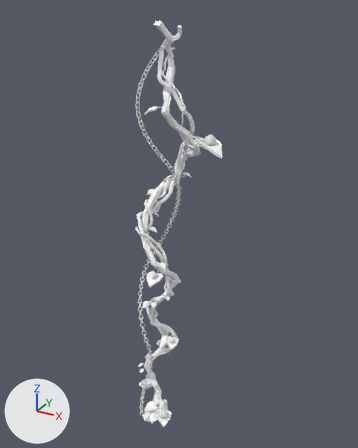
Two versions of the glTF model public/beanstalk.glb, one commit apart.
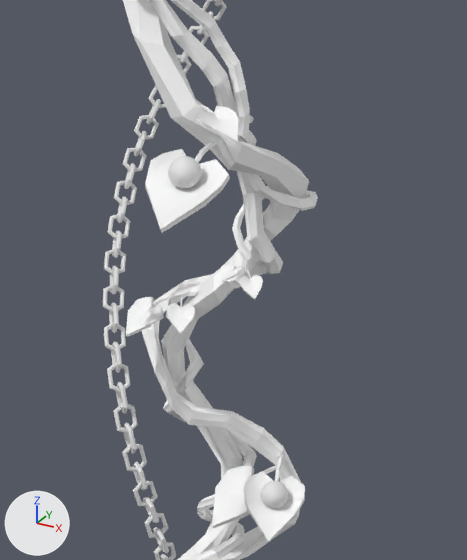
Each version is shown whole from a camera (50 mm lens) standing at (5.02, -7.7, 9.13) and looking at (0.28, 0.91, 4.82), then close up on the part from 33% to 59% of the width and 54% to 79% of the height. The axes (+X, +Y, +Z) are drawn at lower left. The lights are the same throughout. The first two pictures are the older version. Where no turn or scale is listed for an object, it has been applied to the vertices.

The first close-up shows 'chain', 'leaf.004', 'leaf.010', 'stalk', 'waterdrop.001', 'waterdrop.002' and 2 more.
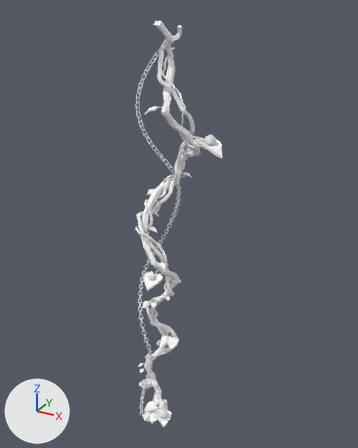
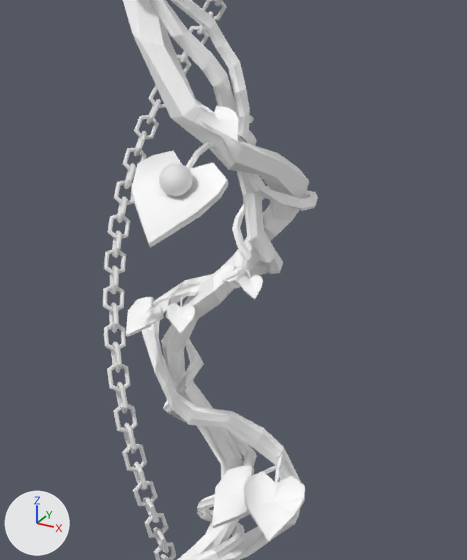
Boxes (x1, y1, x2, y2) around the edits, measured in the close-ups (467 x 560 px):
```json
{"object": "leaf.004", "change": "moved, rescaled", "before": [145, 142, 230, 233], "after": [131, 142, 228, 248], "on screen": "14% wider, 16% taller"}
{"object": "waterdrop.001", "change": "moved, rescaled", "before": [261, 481, 288, 509], "after": [159, 164, 193, 196], "on screen": "25% wider, 14% taller"}
{"object": "waterdrop.002", "change": "deleted", "before": [168, 156, 201, 188]}
```

Edits to the scene script, one JSON object a line:
```json
{"op": "set", "path": "ob_leaf_004.location", "old": "(0.301, -0.177, 4.042)", "new": "(0.301, -0.242, 4.042)"}
{"op": "set", "path": "ob_leaf_004.scale", "old": "(2.65, 2.65, 2.65)", "new": "(3.04, 3.04, 3.04)"}
{"op": "set", "path": "ob_waterdrop_001.location", "old": "(0.378, 0.422, 2.11)", "new": "(0.312, -0.255, 4.095)"}
{"op": "set", "path": "ob_waterdrop_001.scale", "old": "(0.715, 0.715, 0.715)", "new": "(0.766, 0.766, 0.766)"}
{"op": "remove", "block": "ob_waterdrop_002", "code": ["ob_waterdrop_002 = bpy.data.objects.new('waterdrop.002', me_mesh_002)", "ob_waterdrop_002.location = (0.312, -0.185, 4.095)"]}
```
